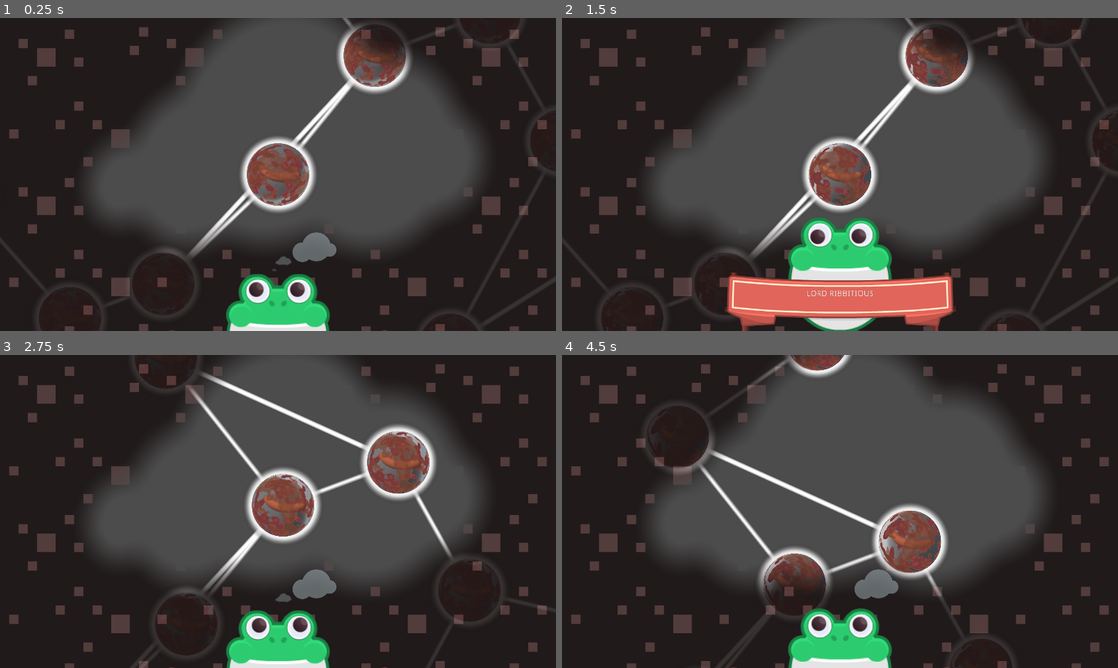
Above: before the commit, frames 1-4 (two rows, left to right).
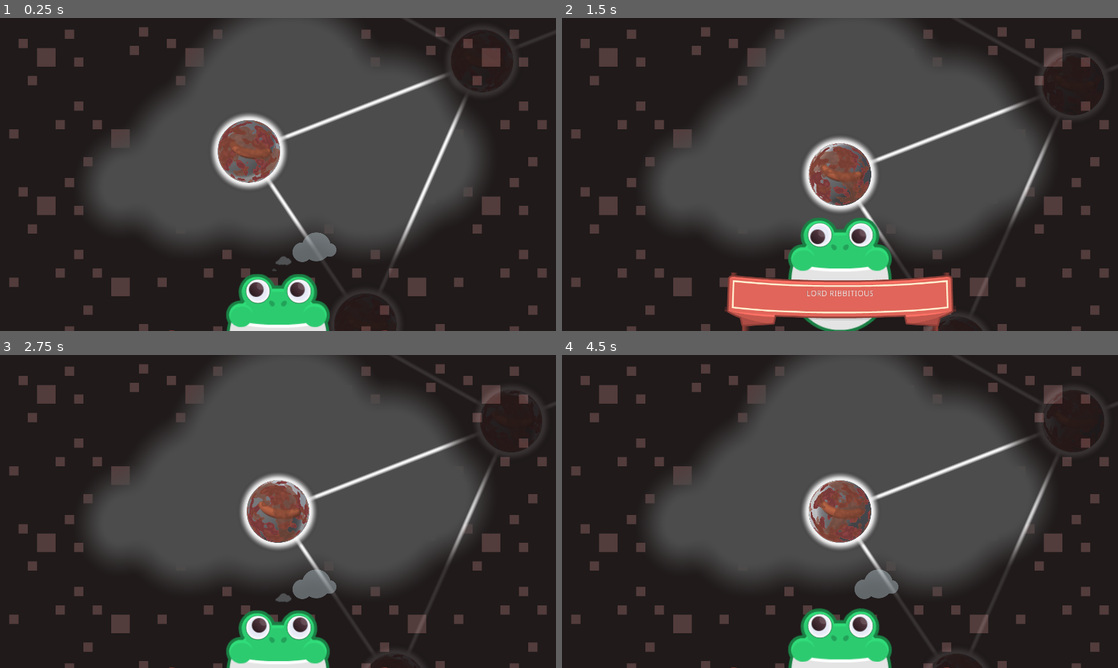
Above: after the commit, the same moments.

Repository: mrmav/kenney-jam-2024
Game: Godot game, scene res://Main.tscn
Same seed, same stepped clock (60 frames per second), same inputs: the game is played once before the commit and once after it.
Inputs (mouse positions are in pixels of both pictures, inside the frame that each line leads up to):
- Up to frame 1 (0.25 s): no input
- Up to frame 2 (1.5 s): tap Enter at 0.5 s; move the mouse to (634, 318) at 0.52 s; click (634, 318) at 0.67 s; move the mouse to (723, 284) at 1.27 s; click (723, 284) at 1.42 s
- Up to frame 3 (2.75 s): move the mouse to (372, 392) at 2.02 s; click (372, 392) at 2.17 s
- Up to frame 4 (4.5 s): move the mouse to (1029, 589) at 2.77 s; click (1029, 589) at 2.92 s; move the mouse to (956, 467) at 3.52 s; click (956, 467) at 3.67 s; move the mouse to (612, 405) at 4.27 s; click (612, 405) at 4.42 s

The runs differ from the first frame. In frame 1, 7.5% of the frame differs, in the area x 0-100%, y 0-98%; in frame 2, 3.7%; in frame 3, 6.9%; in frame 4, 8.8%, in the area x 18-89%, y 0-100%.

Commit message:
Camera zoom on initial node (root); Setup editor node connections;

Diff:
--- a/Scenes/NodeContainer/GameCamera.gd
+++ b/Scenes/NodeContainer/GameCamera.gd
@@ -4,6 +4,11 @@
 func _ready():
 	GlobalAccess.node_container.connect("node_selected", self, "_on_node_selected")
 
+	yield(GlobalAccess.node_container, "ready")
+	smoothing_enabled = false
+	_on_node_selected(GlobalAccess.node_container.selected_node)
+	smoothing_enabled = true
+
 
 func _on_node_selected(node : TreeNode):
 	print(node.global_position)
--- /dev/null
+++ b/Scenes/NodeContainer/LineConnectionEditor.tscn
@@ -0,0 +1,10 @@
+[gd_scene load_steps=2 format=2]
+
+[sub_resource type="Gradient" id=1]
+colors = PoolColorArray( 0.851562, 0, 1, 1, 0.96, 0.984667, 1, 1 )
+
+[node name="LineConnection" type="Line2D"]
+points = PoolVector2Array( 1006, 241, 1171, 166, 1186, 411, 417, -135 )
+width = 2.0
+gradient = SubResource( 1 )
+texture_mode = 2
--- a/Scenes/NodeContainer/NodeContainer.tscn
+++ b/Scenes/NodeContainer/NodeContainer.tscn
@@ -6,82 +6,86 @@
 [ext_resource path="res://Scenes/NodeContainer/GameCamera.gd" type="Script" id=4]
 
 [node name="NodeContainer" type="Node2D"]
-position = Vector2( 15, 32 )
 script = ExtResource( 1 )
-tree_root_path = NodePath("TreeNode")
+__meta__ = {
+"_edit_lock_": true
+}
+tree_root_path = NodePath("TreeRoot")
 
-[node name="TreeNode" type="Node2D" parent="."]
+[node name="TreeRoot" type="Node2D" parent="."]
+position = Vector2( -185.011, -147.181 )
 script = ExtResource( 2 )
 element_scene = ExtResource( 3 )
 
-[node name="TreeNode2" type="Node2D" parent="TreeNode"]
-position = Vector2( -198, 189 )
+[node name="TreeNode2" type="Node2D" parent="TreeRoot"]
+position = Vector2( 201.082, 299.023 )
 script = ExtResource( 2 )
 element_scene = ExtResource( 3 )
 
-[node name="TreeNode3" type="Node2D" parent="TreeNode/TreeNode2"]
-position = Vector2( -161, 59 )
+[node name="TreeNode3" type="Node2D" parent="TreeRoot/TreeNode2"]
+position = Vector2( -203.715, 231.194 )
 script = ExtResource( 2 )
 element_scene = ExtResource( 3 )
 
-[node name="TreeNode9" type="Node2D" parent="TreeNode/TreeNode2/TreeNode3"]
-position = Vector2( -187, -210 )
+[node name="TreeNode9" type="Node2D" parent="TreeRoot/TreeNode2/TreeNode3"]
+position = Vector2( -263.811, -76.3988 )
 script = ExtResource( 2 )
 element_scene = ExtResource( 3 )
 
-[node name="TreeNode4" type="Node2D" parent="TreeNode"]
-position = Vector2( 167, -205 )
+[node name="TreeNode4" type="Node2D" parent="TreeRoot"]
+position = Vector2( 402.601, -155.902 )
 script = ExtResource( 2 )
 element_scene = ExtResource( 3 )
 
-[node name="TreeNode7" type="Node2D" parent="TreeNode/TreeNode4"]
-position = Vector2( 199, -74 )
+[node name="TreeNode7" type="Node2D" parent="TreeRoot/TreeNode4"]
+position = Vector2( 423.884, -166.777 )
 script = ExtResource( 2 )
 element_scene = ExtResource( 3 )
 
-[node name="TreeNode6" type="Node2D" parent="TreeNode/TreeNode4/TreeNode7"]
-position = Vector2( 123, 221 )
+[node name="TreeNode6" type="Node2D" parent="TreeRoot/TreeNode4/TreeNode7"]
+position = Vector2( -29.6093, 339.019 )
 script = ExtResource( 2 )
 element_scene = ExtResource( 3 )
 
-[node name="TreeNode5" type="Node2D" parent="TreeNode/TreeNode4/TreeNode7/TreeNode6"]
-position = Vector2( -191, 352 )
+[node name="TreeNode5" type="Node2D" parent="TreeRoot/TreeNode4/TreeNode7/TreeNode6"]
+position = Vector2( 130.429, 193.433 )
 script = ExtResource( 2 )
 element_scene = ExtResource( 3 )
 
-[node name="TreeNode8" type="Node2D" parent="TreeNode/TreeNode4/TreeNode7/TreeNode6/TreeNode5"]
-position = Vector2( -273, 38 )
+[node name="TreeNode8" type="Node2D" parent="TreeRoot/TreeNode4/TreeNode7/TreeNode6/TreeNode5"]
+position = Vector2( -237.142, 82.9975 )
 script = ExtResource( 2 )
 element_scene = ExtResource( 3 )
 
-[node name="TreeNode9" type="Node2D" parent="TreeNode/TreeNode4/TreeNode7/TreeNode6/TreeNode5"]
-position = Vector2( -18, 186 )
+[node name="TreeNode9" type="Node2D" parent="TreeRoot/TreeNode4/TreeNode7/TreeNode6/TreeNode5"]
+position = Vector2( -34.1991, 258.052 )
 script = ExtResource( 2 )
 element_scene = ExtResource( 3 )
 
-[node name="TreeNode10" type="Node2D" parent="TreeNode/TreeNode4/TreeNode7/TreeNode6"]
-position = Vector2( 269, 63 )
+[node name="TreeNode10" type="Node2D" parent="TreeRoot/TreeNode4/TreeNode7/TreeNode6"]
+position = Vector2( 212.284, 9.7576 )
 script = ExtResource( 2 )
 element_scene = ExtResource( 3 )
 
-[node name="TreeNode11" type="Node2D" parent="TreeNode/TreeNode4/TreeNode7/TreeNode6/TreeNode10"]
-position = Vector2( 66, 161 )
+[node name="TreeNode11" type="Node2D" parent="TreeRoot/TreeNode4/TreeNode7/TreeNode6/TreeNode10"]
+position = Vector2( 211.916, 271.008 )
 script = ExtResource( 2 )
 element_scene = ExtResource( 3 )
 
-[node name="TreeNode12" type="Node2D" parent="TreeNode/TreeNode4"]
-position = Vector2( -202, -255 )
+[node name="TreeNode12" type="Node2D" parent="TreeRoot/TreeNode4"]
+position = Vector2( -547.331, -306.446 )
 script = ExtResource( 2 )
 element_scene = ExtResource( 3 )
 
-[node name="TreeNode13" type="Node2D" parent="TreeNode/TreeNode4/TreeNode12"]
-position = Vector2( 241, -168 )
+[node name="TreeNode13" type="Node2D" parent="TreeRoot/TreeNode4/TreeNode12"]
+position = Vector2( 87.7073, -341.566 )
 script = ExtResource( 2 )
 element_scene = ExtResource( 3 )
 
 [node name="Camera2D" type="Camera2D" parent="."]
 current = true
 smoothing_enabled = true
+editor_draw_screen = false
 script = ExtResource( 4 )
 __meta__ = {
 "_edit_lock_": true
--- a/Scenes/NodeContainer/TreeNode.gd
+++ b/Scenes/NodeContainer/TreeNode.gd
@@ -1,6 +1,8 @@
 tool
 extends Node2D
 class_name TreeNode
+
+signal position_changed
 
 # Since we cannot use own class name here, we create this type const.
 const TYPE_TREE_NODE = 1
@@ -10,10 +12,13 @@
 var element = null
 var line_connections = []
 
+var _dummy_element_instance = null
+
 func _enter_tree():
 	assert(element_scene != null, "No element scene given.")
 
 	if Engine.editor_hint:
+		_dummy_element_instance = element_scene.instance()
 		return
 
 	# Instances the element of this node
@@ -31,12 +36,24 @@
 
 func _ready():
 
+	connect("position_changed", self, "_on_pos_changed")
+
 	if Engine.editor_hint:
+
+		var line_scene_editor : PackedScene = preload("res://Scenes/NodeContainer/LineConnectionEditor.tscn")
+		_build_connections(line_scene_editor)
+
+		update()
 		return
 
 	# create a line connection to my parent child and incested nodes.
 	var line_scene : PackedScene = preload("res://Scenes/NodeContainer/LineConnection.tscn")
+	_build_connections(line_scene)
 
+
+
+
+func _build_connections(line_scene):
 	for child in get_children():
 		if child.get("TYPE_TREE_NODE"):
 			_create_connection(self, child, line_scene)
@@ -46,21 +63,66 @@
 			continue
 		if not sibling.get("TYPE_TREE_NODE"):
 			continue
-#		if sibling.get_child_count() > 0:
-#			continue
 
 		_create_connection(self, sibling, line_scene)
 
 
 func _create_connection(a : Node2D, b : Node2D, line_scene : PackedScene) -> void:
 
+	if a.check_nodes_connected(a, b) or b.check_nodes_connected(a, b):
+		print("Skipping already connected nodes.")
+		return
+
 	var line : Line2D = line_scene.instance()
 	line.z_as_relative = false
 	line.z_index = Enums.ZIndex.LineConnections
 	add_child(line)
 
-	line.clear_points()
-	line.add_point(a.global_position - line.global_position)
-	line.add_point(b.global_position - line.global_position)
+	var line_conn_obj = {
+		"line": line,
+		"a": a,
+		"b": b
+	}
 
-	line_connections.append(line_connections)
+	_update_line_points(line_conn_obj)
+	line_connections.append(line_conn_obj)
+
+
+func _update_line_points(line_connection_obj):
+	line_connection_obj.line.clear_points()
+	line_connection_obj.line.add_point(line_connection_obj.a.global_position - line_connection_obj.line.global_position)
+	line_connection_obj.line.add_point(line_connection_obj.b.global_position - line_connection_obj.line.global_position)
+
+
+func _on_pos_changed():
+	for connection in line_connections:
+		_update_line_points(connection)
+
+
+func check_nodes_connected(a, b) -> bool:
+	for connection in line_connections:
+		if (connection.a == a or connection.a == b) and (connection.b == a or connection.b == b):
+			return true
+	return false
+
+
+var _last_post = position
+func _process(delta):
+
+	for connection in line_connections:
+		_update_line_points(connection)
+
+
+func _draw():
+	if not Engine.editor_hint:
+		return
+
+	var size_node = _dummy_element_instance.get_node_or_null("outline")
+	if not size_node:
+		return
+
+	var color = Color.aquamarine
+	if name.find("Root") > -1:
+		color.darkened(0.4)
+	color.a = 0.3
+	draw_circle(Vector2.ZERO, (size_node.get_rect().size * size_node.scale).x / 2.0, color)
